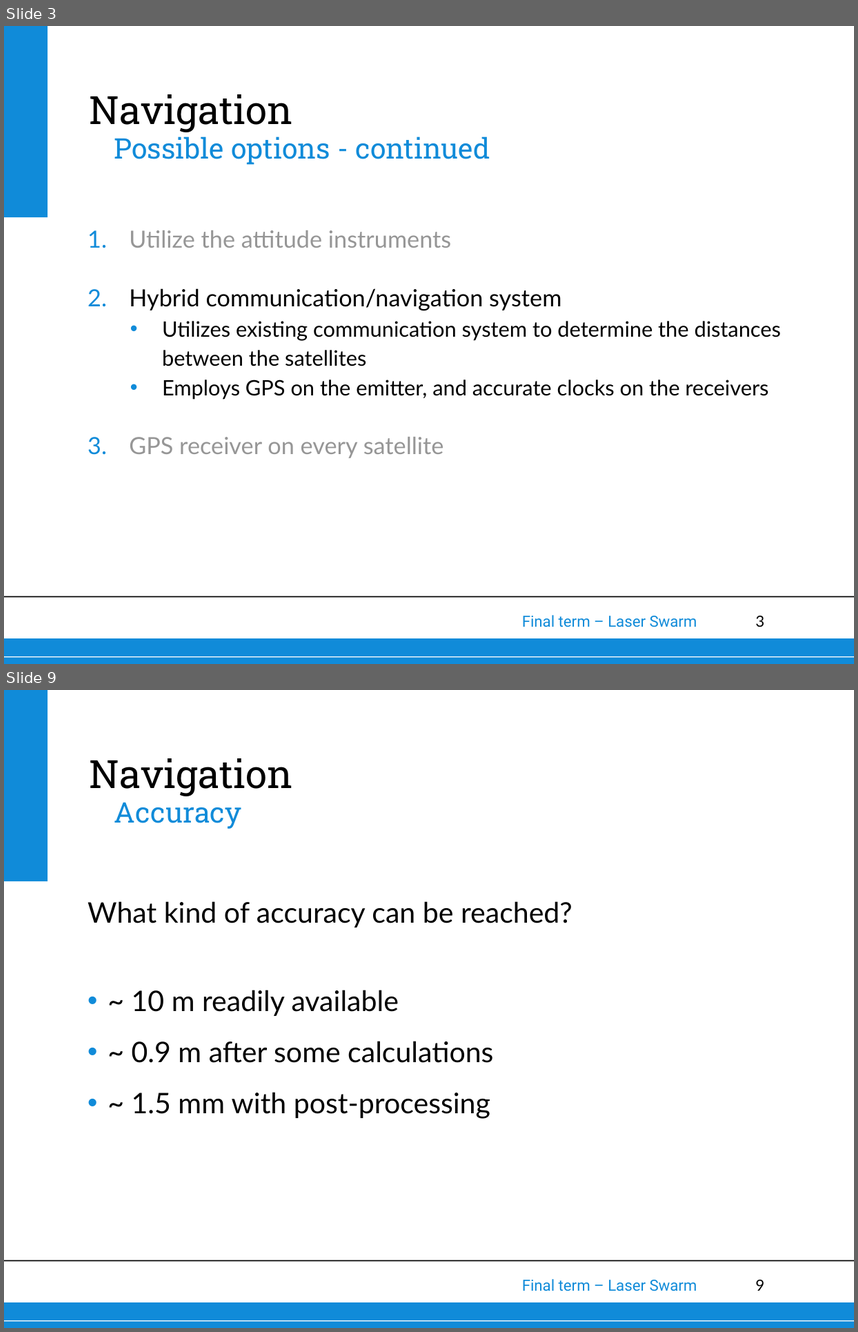
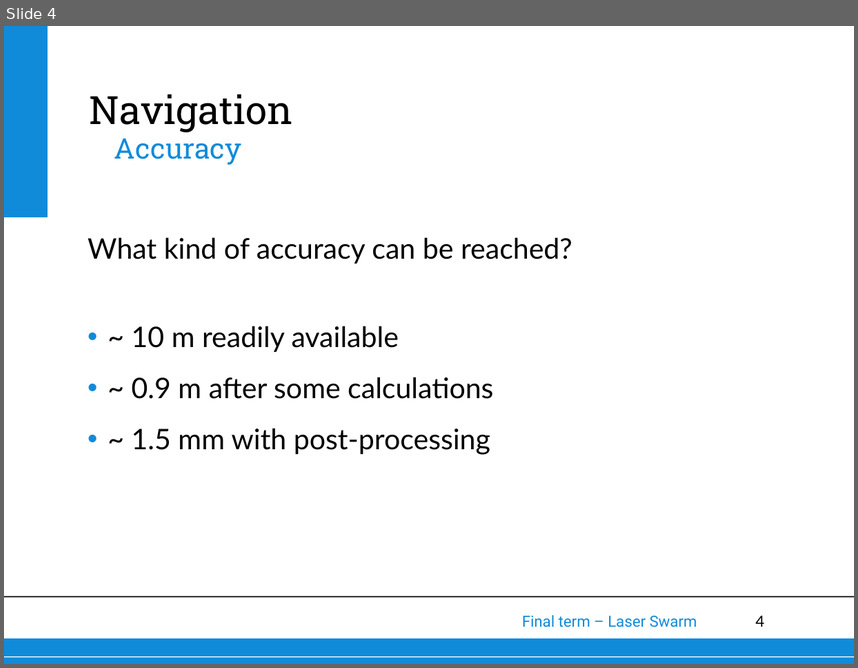
Before and after one commit to thewisenerd/laser-swarm, a slide deck: finalPresentation/subsections/Navigation.ppt. Shown one above the other, each under a label of ours: slides 3 and 9 before the commit, slide 4 after it; the slides between them are not shown. The pictures are 858x1332 and 858x668 pixels, drawn with LibreOffice and Linux fonts; fonts in the diff are those of the drawing; background and template pictures are left out. Boxes give left, top, right and bottom in pixels: in the first picture for what was removed or moved away, otherwise in the second. Text is boxed around its words. In the diff, an @@ line names an element or a change of style, - is before the commit and + after.

```diff
--- a/finalPresentation/subsections/Navigation.ppt
+++ b/finalPresentation/subsections/Navigation.ppt
@@ slide 3 removed at (4,26,854,664), background #FFFFFF; not listed: 6 template elements that a slide beside it also shows @@
@@ title removed at (90,94,293,132) @@
-Navigation
@@ text removed at (114,136,490,165) @@
-Possible options - continued
@@ text removed at (129,230,781,458) @@
-1. Utilize the attitude instruments
-2. Hybrid communication/navigation system
-  • Utilizes existing communication system to determine the distances between the satellites
-  • Employs GPS on the emitter, and accurate clocks on the receivers
-3. GPS receiver on every satellite
@@ what was slide 9 is now slide 4 @@
@@ page number at (755,615,764,626): text changed @@
-9
+4
```
Also in this commit, not shown: 3 slides changed, 5 other slides removed, 1 other file.
